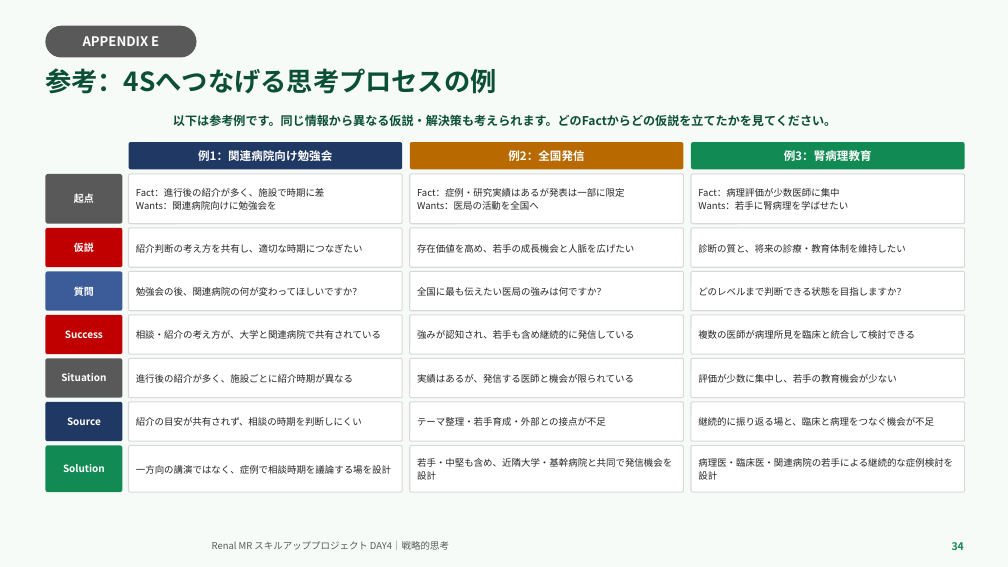
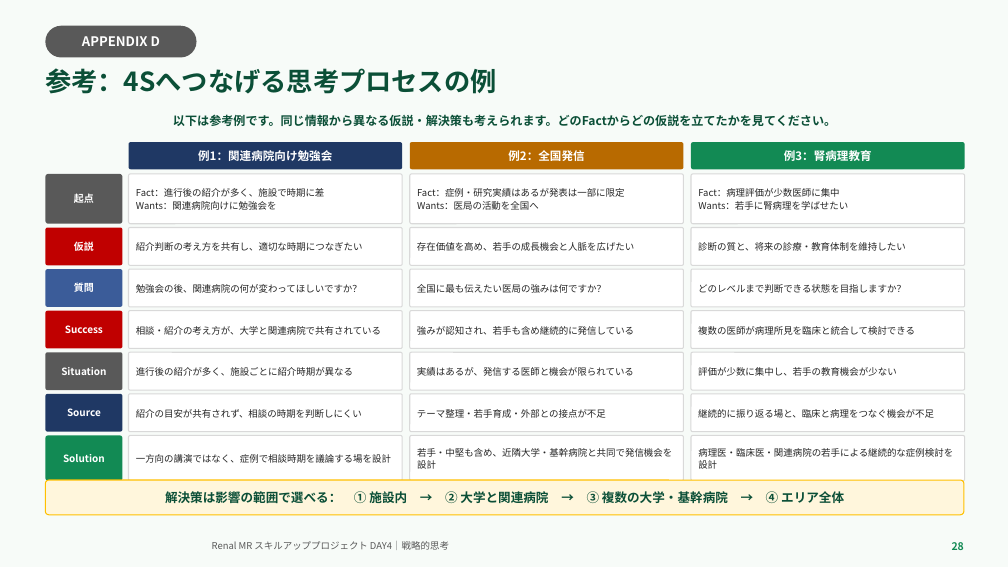
Before and after one commit to TAKUYA-1187/Claude, a slide deck: slide 28 of novartis_training/DAY4_ちょっと分かるだけで世界が変わる.pptx (slide 34 before the commit). Drawn at 1008x567 pixels with LibreOffice and Linux fonts; fonts in the diff are those of the drawing; background and template pictures are left out. Boxes give left, top, right and bottom in pixels: in the first picture for what was removed or moved away, otherwise in the second. Text is boxed around its words. In the diff, an @@ line names an element or a change of style, - is before the commit and + after.

```diff
--- a/novartis_training/DAY4_ちょっと分かるだけで世界が変わる.pptx
+++ b/novartis_training/DAY4_ちょっと分かるだけで世界が変わる.pptx
@@ text in rounded rectangle at (x1=82, y1=36, x2=160, y2=46): text changed @@
-APPENDIX E
+APPENDIX D
@@ 4 rounded rectangles moved together from (x1=45, y1=271, x2=965, y2=311) to (x1=45, y1=269, x2=965, y2=307) @@
@@ 8 rounded rectangles moved together from (x1=45, y1=315, x2=965, y2=398) to (x1=45, y1=311, x2=965, y2=390) @@
@@ 8 rounded rectangles moved together from (x1=45, y1=402, x2=965, y2=492) to (x1=45, y1=394, x2=965, y2=481) @@
@@ rounded rectangle added at (x1=45, y1=480, x2=964, y2=515), fill #FFF6DC, outline #FFC000 1 pt, 12 pt, text #0B4F37, bold @@
+解決策は影響の範囲で選べる： ① 施設内 → ② 大学と関連病院 → ③ 複数の大学・基幹病院 → ④ エリア全体
@@ text at (x1=952, y1=542, x2=964, y2=550): text changed @@
-34
+28
```
Also in this commit, not shown: 21 other slides changed, 6 slides removed, 2 other files.
